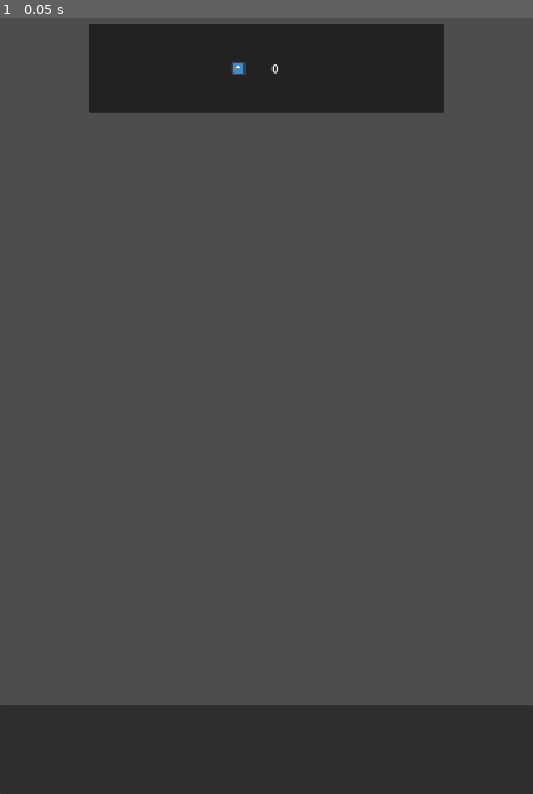
Above: before the commit, frame 1.
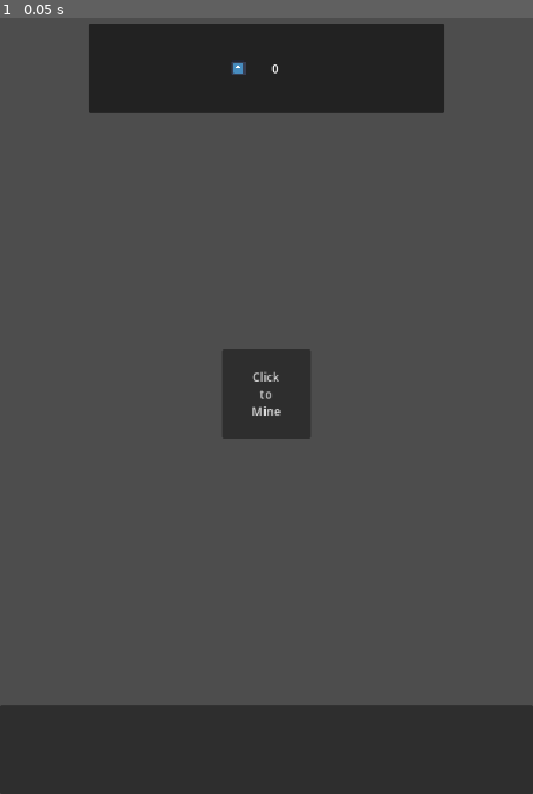
Above: after the commit, the same moment.

Repository: WanweiInMod/Ultimate_Alloy_Game
Game: Godot game, scene res://main.tscn
Same seed, same stepped clock (60 frames per second), same inputs: the game is played once before the commit and once after it. The engine's default icon, where the game draws it, is replaced by a stand-in: a white triangle on a blue panel in a dark square.
Inputs:
- Up to frame 1 (0.05 s): no input

The runs differ from the first frame. In frame 1, 1.8% of the frame differs, in the area x 41-59%, y 42-55%.

Commit message:
基础点击效果

Diff:
--- a/info_label.gd
+++ b/info_label.gd
@@ -4,3 +4,8 @@
 func _ready() -> void:
 	$Label.text = "0"
 	pass
+
+
+func update_text(count: int) -> void:
+	$Label.text = str(count)
+	pass
--- /dev/null
+++ b/main.gd
@@ -0,0 +1,11 @@
+extends Node
+
+
+@onready var game_ui = $UI
+
+var count_of_res = 0
+
+func _on_button_pressed() -> void:
+	count_of_res += 1
+	game_ui.update_ui(count_of_res)
+	pass # Replace with function body.
--- a/main.tscn
+++ b/main.tscn
@@ -1,7 +1,27 @@
 [gd_scene format=3 uid="uid://ckh2hxnklh2dc"]
 
+[ext_resource type="Script" uid="uid://b8oro2w201pmp" path="res://main.gd" id="1_0xm2m"]
 [ext_resource type="PackedScene" uid="uid://bxdrogl3q6wyb" path="res://ui.tscn" id="1_ig7tw"]
 
 [node name="Main" type="Node" unique_id=300201737]
+script = ExtResource("1_0xm2m")
 
 [node name="UI" parent="." unique_id=1530547122 instance=ExtResource("1_ig7tw")]
+
+[node name="Button" type="Button" parent="." unique_id=236110025]
+anchors_preset = 8
+anchor_left = 0.5
+anchor_top = 0.5
+anchor_right = 0.5
+anchor_bottom = 0.5
+offset_left = -60.0
+offset_top = -60.0
+offset_right = 60.0
+offset_bottom = 60.0
+grow_horizontal = 2
+grow_vertical = 2
+text = "Click
+to
+Mine"
+
+[connection signal="pressed" from="Button" to="." method="_on_button_pressed"]
--- /dev/null
+++ b/ui.gd
@@ -0,0 +1,16 @@
+extends Control
+
+
+# Called when the node enters the scene tree for the first time.
+func _ready() -> void:
+	pass # Replace with function body.
+
+
+# Called every frame. 'delta' is the elapsed time since the previous frame.
+func _process(delta: float) -> void:
+	pass
+
+
+func update_ui(resource_count: int) -> void:
+	$TopPanel/InfoContainer/InfoLabel.update_text(resource_count)
+	pass
--- a/ui.tscn
+++ b/ui.tscn
@@ -1,6 +1,7 @@
 [gd_scene format=3 uid="uid://bxdrogl3q6wyb"]
 
 [ext_resource type="PackedScene" uid="uid://cebv3ffexwb4v" path="res://info_label.tscn" id="1_fyqef"]
+[ext_resource type="Script" uid="uid://dy38j7x7p8owr" path="res://ui.gd" id="1_m6e0p"]
 
 [node name="UI" type="Control" unique_id=1530547122]
 layout_mode = 3
@@ -9,8 +10,9 @@
 anchor_bottom = 1.0
 grow_horizontal = 2
 grow_vertical = 2
+script = ExtResource("1_m6e0p")
 
-[node name="Top Panel" type="Panel" parent="." unique_id=663937504]
+[node name="TopPanel" type="Panel" parent="." unique_id=663937504]
 custom_minimum_size = Vector2(480, 120)
 layout_mode = 1
 anchors_preset = 5
@@ -22,7 +24,7 @@
 offset_bottom = 160.0
 grow_horizontal = 2
 
-[node name="Button" type="Button" parent="Top Panel" unique_id=480341603]
+[node name="Button" type="Button" parent="TopPanel" unique_id=480341603]
 layout_mode = 1
 anchors_preset = 15
 anchor_right = 1.0
@@ -30,7 +32,7 @@
 grow_horizontal = 2
 grow_vertical = 2
 
-[node name="InfoContainer" type="HFlowContainer" parent="Top Panel" unique_id=100844591]
+[node name="InfoContainer" type="HFlowContainer" parent="TopPanel" unique_id=100844591]
 custom_minimum_size = Vector2(400, 0)
 layout_mode = 1
 anchors_preset = 8
@@ -45,11 +47,11 @@
 alignment = 1
 last_wrap_alignment = 2
 
-[node name="InfoLabel" parent="Top Panel/InfoContainer" unique_id=1706656180 instance=ExtResource("1_fyqef")]
+[node name="InfoLabel" parent="TopPanel/InfoContainer" unique_id=1706656180 instance=ExtResource("1_fyqef")]
 layout_mode = 2
 mouse_filter = 2
 
-[node name="Bottom Panel" type="Panel" parent="." unique_id=1160215843]
+[node name="BottomPanel" type="Panel" parent="." unique_id=1160215843]
 custom_minimum_size = Vector2(0, 120)
 layout_mode = 1
 anchors_preset = 12
Not shown, added: main.gd.uid
Not shown, added: ui.gd.uid
